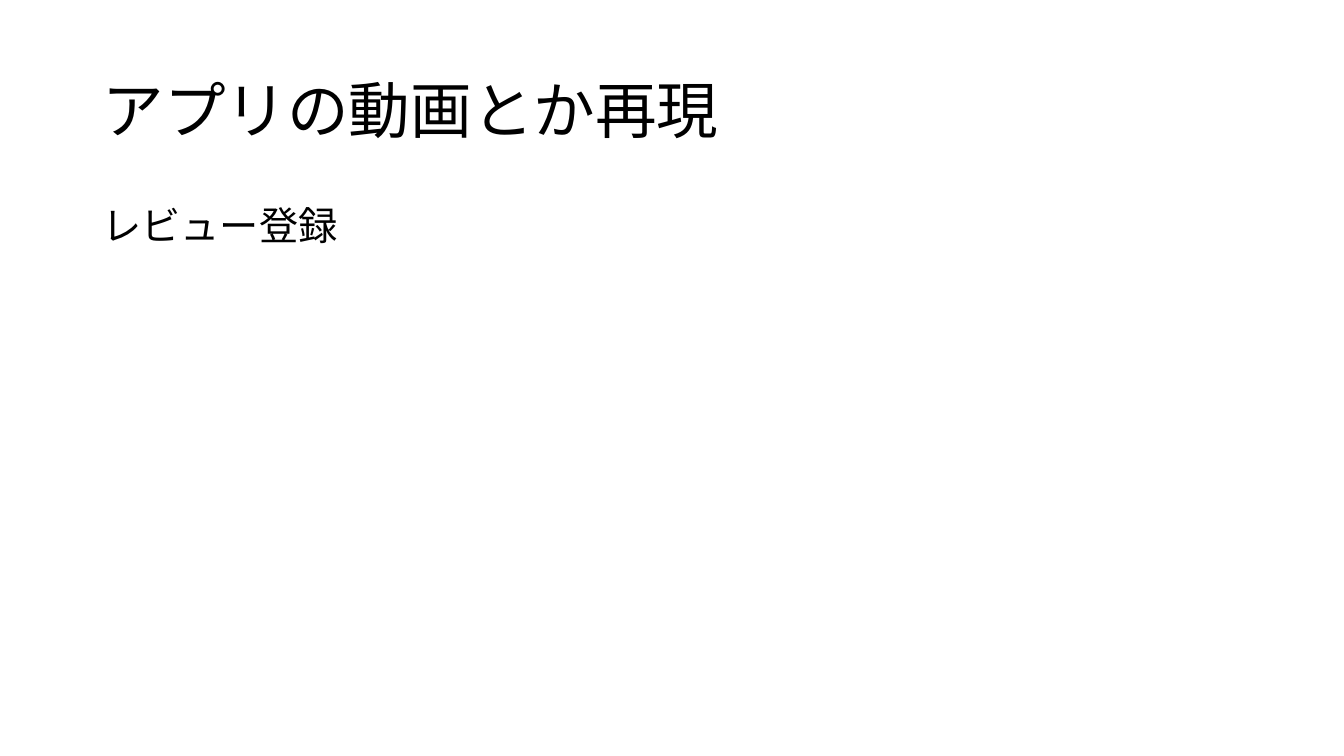
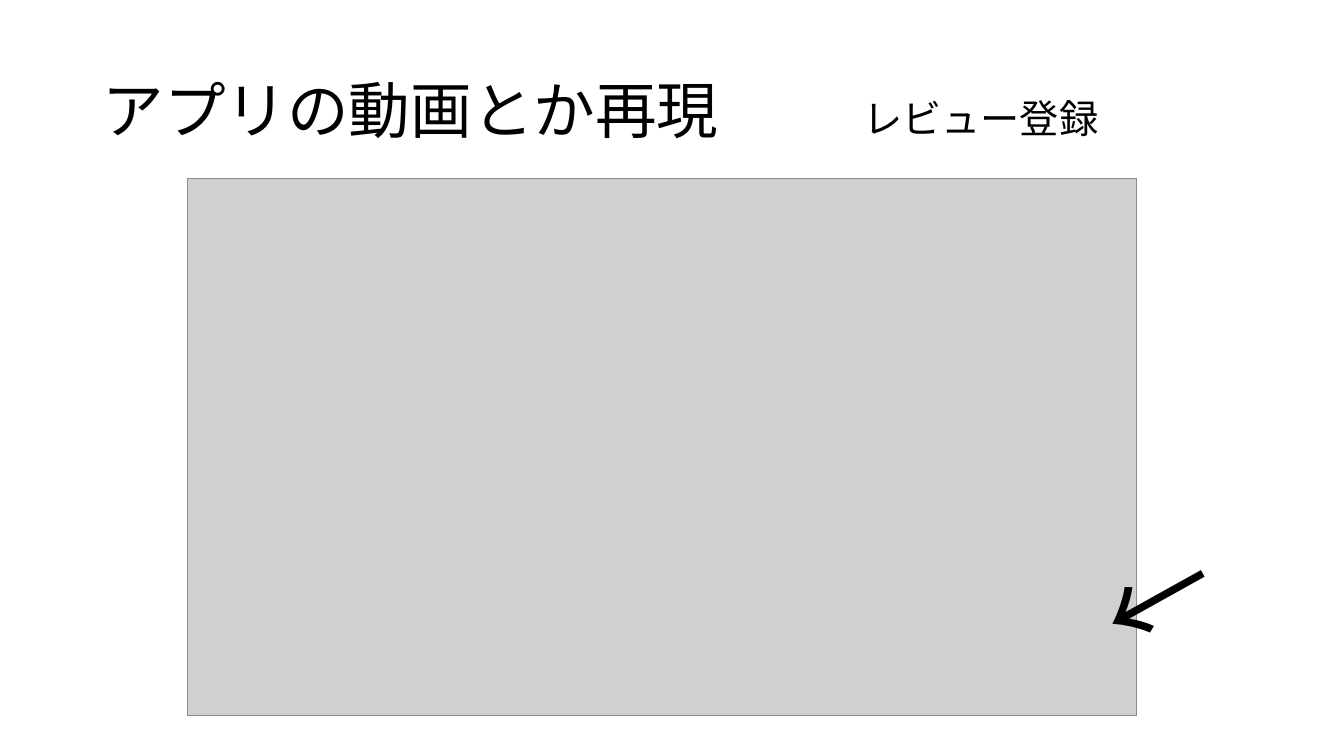
Before and after one commit to plusdojo2024/A4, a slide deck: slide 5 of doc/発表資料/発表資料.pptx. Drawn at 1344x756 pixels with LibreOffice and Linux fonts; fonts in the diff are those of the drawing; grey boxes stand for pictures. Boxes give left, top, right and bottom in pixels: in the first picture for what was removed or moved away, otherwise in the second. Text is boxed around its words. In the diff, an @@ line names an element or a change of style, - is before the commit and + after.

```diff
--- a/doc/発表資料/発表資料.pptx
+++ b/doc/発表資料/発表資料.pptx
@@ text "レビュー登録": place and size @@
-text "レビュー登録" at <box>102,207,337,243</box>
+text "レビュー登録" at <box>863,100,1098,136</box>
@@ picture added at <box>188,178,1137,716</box> @@
@@ text added at <box>959,505,1253,756</box>, 80 pt, text #000000 @@
+→
```
Also in this commit, not shown: 4 other slides changed, 8 slides added, 5 slides removed, 1 other file.
